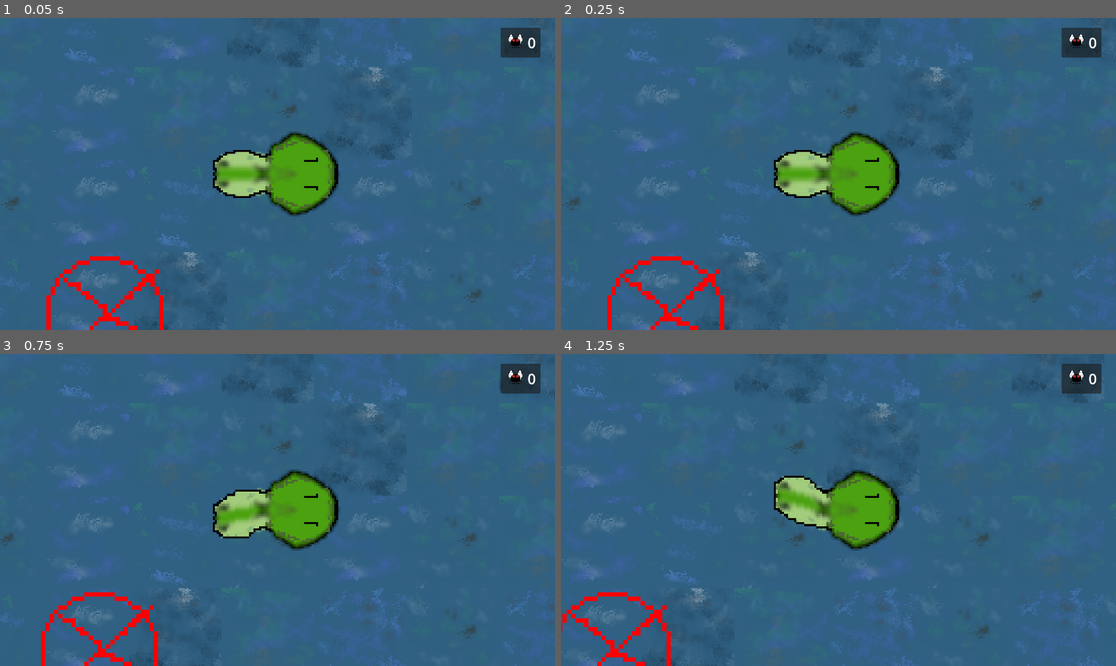
Above: before the commit, frames 1-4 (two rows, left to right).
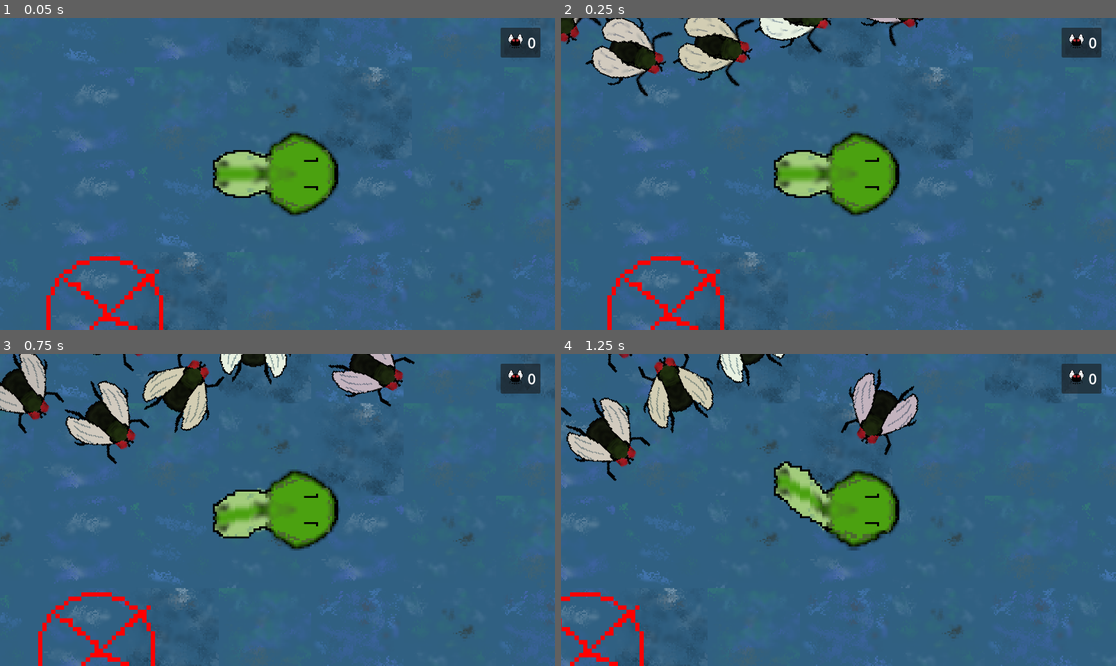
Above: after the commit, the same moments.

Repository: ibricchi/kikkerkoken
Game: Godot game, scene res://swamp.tscn
Same seed, same stepped clock (60 frames per second), same inputs: the game is played once before the commit and once after it.
Inputs:
- Up to frame 1 (0.05 s): no input
- Up to frame 2 (0.25 s): no input
- Up to frame 3 (0.75 s): hold D (right) from 0.53 s (still down); tap Space (space) at 0.6 s
- Up to frame 4 (1.25 s): keep holding D (right)

Frame 1 is identical in both runs. In frame 2, 5.1% of the frame differs, in the area x 0-66%, y 0-26%; in frame 3, 8.8%; in frame 4, 12%, in the area x 0-100%, y 0-100%.

Commit message:
Add collision object for arms

Diff:
--- a/scenes/player.tscn
+++ b/scenes/player.tscn
@@ -7,6 +7,14 @@
 [ext_resource type="Texture2D" uid="uid://bawn3v83hrcji" path="res://assets/tounge.png" id="4_mcw0j"]
 [ext_resource type="Script" path="res://scripts/tounge.gd" id="4_oxcsk"]
 
+[sub_resource type="CapsuleShape2D" id="CapsuleShape2D_11p8i"]
+radius = 7.77679
+height = 34.4037
+
+[sub_resource type="CapsuleShape2D" id="CapsuleShape2D_b6ngw"]
+radius = 7.81522
+height = 34.2905
+
 [sub_resource type="AtlasTexture" id="AtlasTexture_hohk1"]
 atlas = ExtResource("2_43ugr")
 region = Rect2(0, 0, 64, 64)
@@ -123,16 +131,24 @@
 motion_mode = 1
 script = ExtResource("1_1ddw4")
 
-[node name="left_front_leg" type="Sprite2D" parent="."]
-visible = false
-position = Vector2(30, -19)
-rotation = -2.53945
-texture = ExtResource("2_pbpqc")
-
-[node name="right_front_leg" type="Sprite2D" parent="."]
-visible = false
-position = Vector2(31, 16)
-rotation = 5.53968
+[node name="left_front_leg" type="CollisionShape2D" parent="."]
+visible = false
+position = Vector2(27, -23)
+rotation = -1.98095
+shape = SubResource("CapsuleShape2D_11p8i")
+disabled = true
+
+[node name="left_front_leg" type="Sprite2D" parent="left_front_leg"]
+texture = ExtResource("2_pbpqc")
+
+[node name="right_front_leg" type="CollisionShape2D" parent="."]
+visible = false
+position = Vector2(28, 23)
+rotation = 5.26217
+shape = SubResource("CapsuleShape2D_b6ngw")
+disabled = true
+
+[node name="left_front_leg" type="Sprite2D" parent="right_front_leg"]
 texture = ExtResource("2_pbpqc")
 
 [node name="left_back_leg" type="Sprite2D" parent="."]
--- a/scripts/body_part.gd
+++ b/scripts/body_part.gd
@@ -5,7 +5,7 @@
 	EYE,
 	TOUNGE,
 	BACK_LEG,
-	FRONT_LEG,
+	FRONT_LEGS,
 }
 
 @export var part_name: String
@@ -61,9 +61,9 @@
 	part.speed_modifier = 100
 	return part
 
-static func create_front_leg() -> BodyPart:
+static func create_front_legs() -> BodyPart:
 	var part: BodyPart = bp_scene.instantiate()
-	part.part_name = "front_leg"
-	part.part_type = PartType.FRONT_LEG
+	part.part_name = "front legs"
+	part.part_type = PartType.FRONT_LEGS
 	part.part_img = preload("res://assets/back_leg.png")
 	return part
--- a/scripts/player.gd
+++ b/scripts/player.gd
@@ -2,7 +2,7 @@
 class_name Player
 
 # Controls
-@export var max_speed: int = 200
+@export var max_speed: int = 300
 @export var acceleartion: float = 0.9
 @export var deceleration: float = 1.2
 @export var push_force: float = 20000
@@ -97,9 +97,10 @@
 			left_back_leg.visible = true
 		elif not right_back_leg.visible:
 			right_back_leg.visible = true
-	elif obj.part_type == BodyPart.PartType.FRONT_LEG:
+	elif obj.part_type == BodyPart.PartType.FRONT_LEGS:
 		max_speed += obj.speed_modifier
 		if not left_front_leg.visible:
 			left_front_leg.visible = true
-		elif not right_front_leg.visible:
+			left_front_leg.set_deferred("disabled", false)
 			right_front_leg.visible = true
+			right_front_leg.set_deferred("disabled", false)
--- a/scripts/swamp.gd
+++ b/scripts/swamp.gd
@@ -2,7 +2,7 @@
 class_name SwampLevel
 
 # Control vars
-@export var number_to_spwan: int = 20
+@export var number_to_spwan: int = 200
 @export var random_x_start: int = 0
 @export var random_x_end: int = 1000
 @export var random_y_start: int = 0
@@ -26,14 +26,13 @@
 		points_changed.emit(points, points_to_next_part)
 var in_order_parts: Array[Callable] = [
 	BodyPart.create_eye,
-	BodyPart.create_tounge,
 ]
 var body_parts: Array[Callable] = [
 	BodyPart.create_eye,
 	BodyPart.create_back_leg,
+	BodyPart.create_tounge,
 	BodyPart.create_back_leg,
-	BodyPart.create_front_leg,
-	BodyPart.create_front_leg,
+	BodyPart.create_front_legs,
 ]
 var body_part_available: bool = false:
 	set(v):
@@ -84,8 +83,11 @@
 		seen_first_eye = true
 	if type == BodyPart.PartType.TOUNGE:
 		ui.notify("Press space to use your new sticky tounge!")
-	if type == BodyPart.PartType.BACK_LEG:
+	if type == BodyPart.PartType.BACK_LEG and not seen_first_back_leg:
 		ui.notify("I'm a speed machine!")
+		seen_first_back_leg = true
+	if type == BodyPart.PartType.FRONT_LEGS:
+		ui.notify("These make it so much easier to push those pesky flies!")
 
 func check_points_for_parts():
 	if not body_part_available and points >= points_to_next_part:
Not shown: 1 places in scenes/player.tscn that only renumber resources
